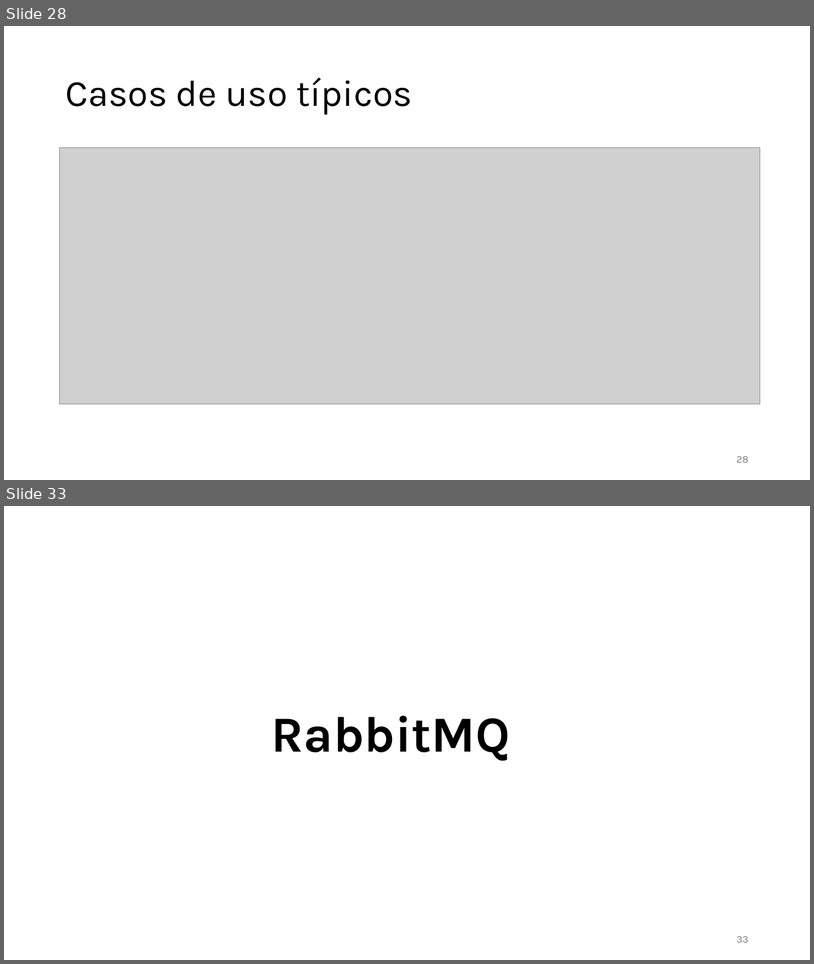
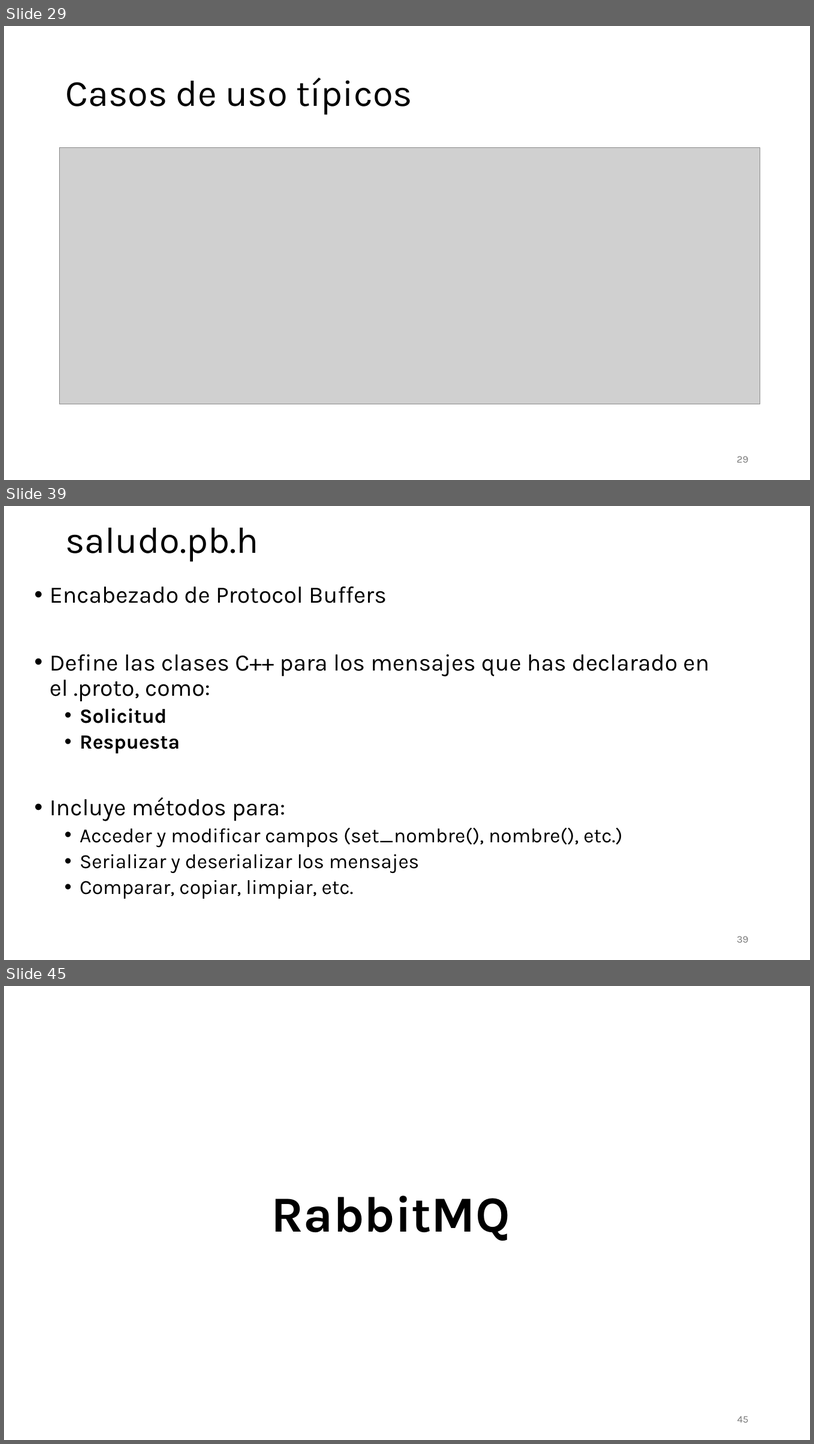
Before and after one commit to aldebarran22/CURSO_CPP_SERVICIOS_30H, a slide deck: doc/3_Comunicacion_microservicios_C++.pptx. Shown one above the other, each under a label of ours: slides 28 and 33 before the commit, slides 29, 39 and 45 after it; the slides between them are not shown. The pictures are 814x964 and 814x1444 pixels, drawn with LibreOffice and Linux fonts; fonts in the diff are those of the drawing; grey boxes stand for pictures. Boxes give left, top, right and bottom in pixels: in the first picture for what was removed or moved away, otherwise in the second. Text is boxed around its words. In the diff, an @@ line names an element or a change of style, - is before the commit and + after.

```diff
--- a/doc/3_Comunicacion_microservicios_C++.pptx
+++ b/doc/3_Comunicacion_microservicios_C++.pptx
@@ slide 39 added at [4,506,810,960], background #FFFFFF @@
@@ title added at [65,528,258,562], 44 pt, text #000000 @@
+saludo.pb.h
@@ text added at [50,586,710,898], 24 pt, text #000000 @@
+• Encabezado de Protocol Buffers
+• Define las clases C++ para los mensajes que has declarado en el .proto, como:
+  • Solicitud
+  • Respuesta
+• Incluye métodos para:
+  • Acceder y modificar campos (set_nombre(), nombre(), etc.)
+  • Serializar y deserializar los mensajes
+  • Comparar, copiar, limpiar, etc.
@@ page number added at [737,936,749,942], 12 pt, text #797979 @@
+39
@@ what was slide 28 is now slide 29 @@
@@ what was slide 33 is now slide 45 @@
@@ page number at [738,1416,749,1422]: text changed @@
-33
+45
```
Also in this commit, not shown: 9 slides changed, 12 other slides added, 1 slide removed, 31 other files.
